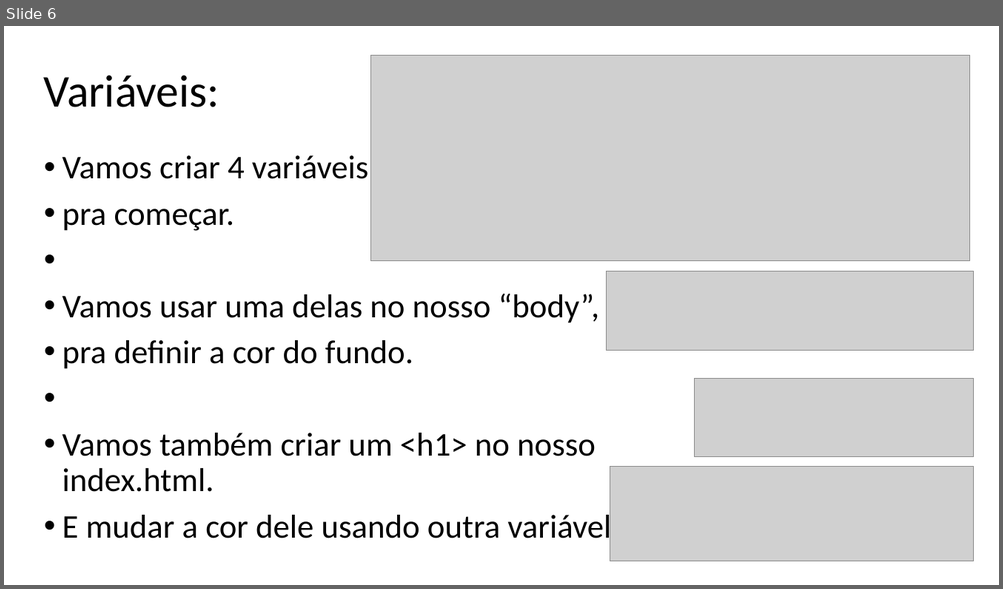
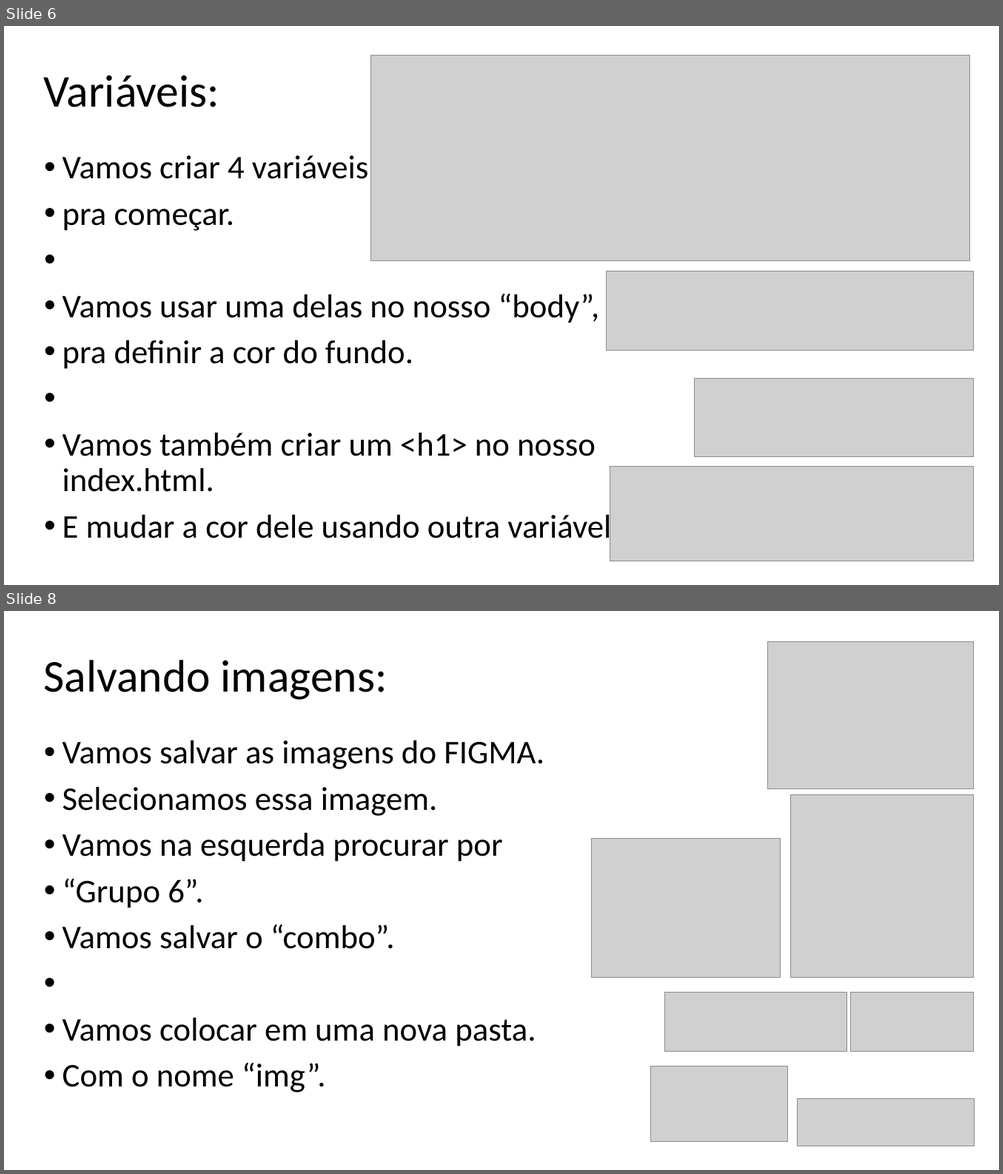
Before and after one commit to Ruan-Sanj1/Streaming, a slide deck: Steaming/H- Aula 1 (Streaming).pptx. Shown one above the other, each under a label of ours: slide 6 before the commit, slides 6 and 8 after it; the slides between them are not shown. The pictures are 1003x589 and 1003x1174 pixels, drawn with LibreOffice and Linux fonts; fonts in the diff are those of the drawing; grey boxes stand for pictures. Boxes give left, top, right and bottom in pixels: in the first picture for what was removed or moved away, otherwise in the second. Text is boxed around its words. In the diff, an @@ line names an element or a change of style, - is before the commit and + after.

```diff
--- a/Steaming/H- Aula 1 (Streaming).pptx
+++ b/Steaming/H- Aula 1 (Streaming).pptx
@@ slide 8 added at bbox=[4, 611, 999, 1170], background #FFFFFF @@
@@ picture added at bbox=[768, 641, 974, 789] @@
@@ text added at bbox=[43, 660, 387, 700], 44 pt, text #000000 @@
+Salvando imagens:
@@ text added at bbox=[62, 741, 544, 1093], 32 pt, text #000000 @@
+• Vamos salvar as imagens do FIGMA.
+• Selecionamos essa imagem.
+• Vamos na esquerda procurar por
+• “Grupo 6”.
+• Vamos salvar o “combo”.
+• Vamos colocar em uma nova pasta.
+• Com o nome “img”.
@@ picture added at bbox=[791, 795, 974, 978] @@
@@ picture added at bbox=[591, 840, 780, 979] @@
@@ picture added at bbox=[665, 993, 847, 1052] @@
@@ picture added at bbox=[850, 993, 973, 1052] @@
@@ picture added at bbox=[650, 1066, 788, 1142] @@
@@ picture added at bbox=[797, 1099, 974, 1147] @@
```
Also in this commit, not shown: 6 other slides changed, 9 other slides added, 11 slides removed.
